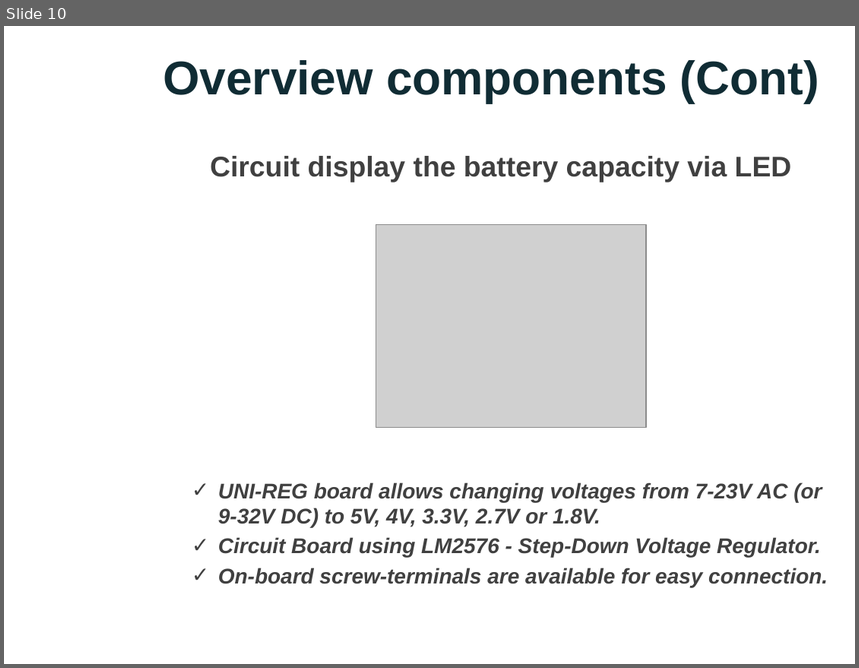
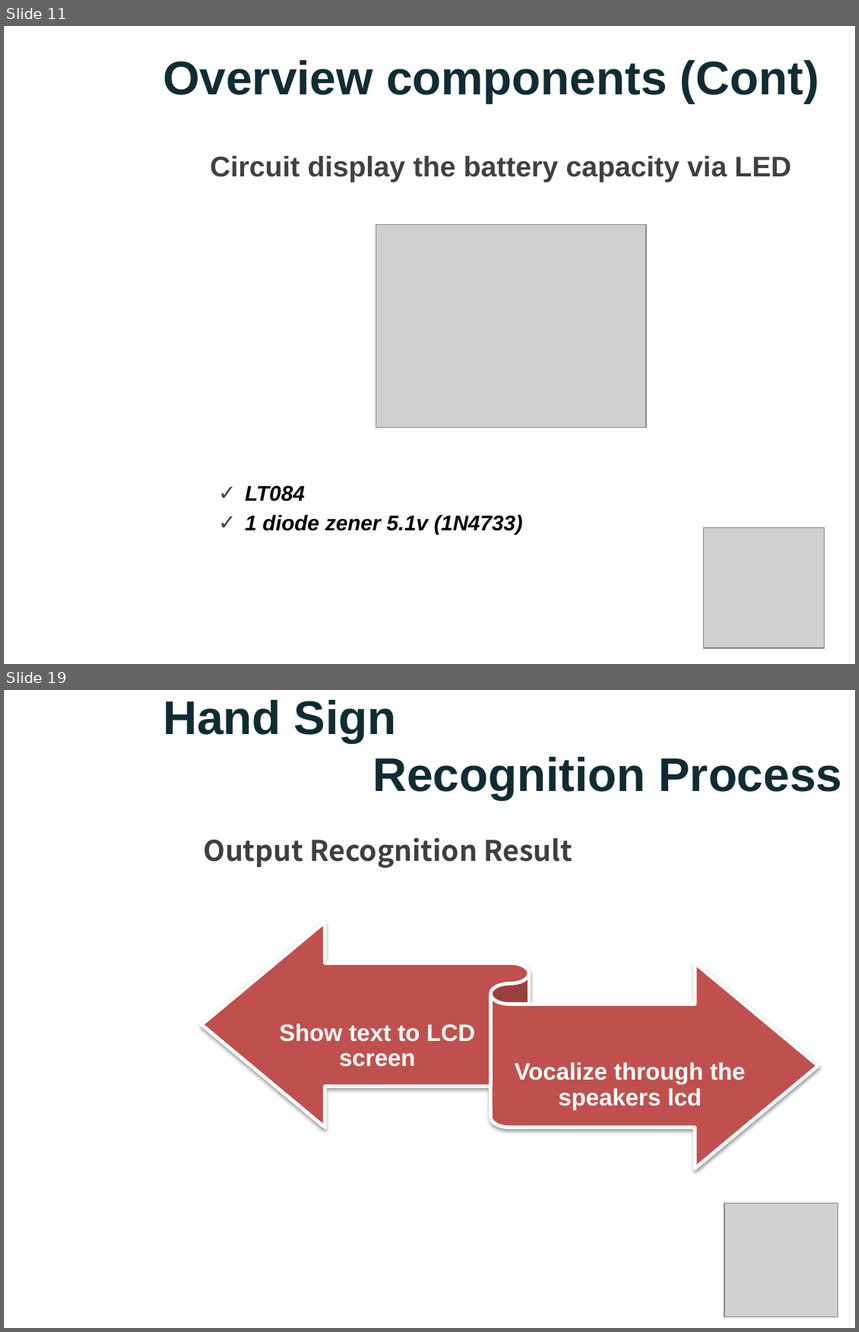
Before and after one commit to nicknguyen071093/CapstoneProject, a slide deck: Thuyettrinh/PPGroup 5.pptx. Shown one above the other, each under a label of ours: slide 10 before the commit, slides 11 and 19 after it; the slides between them are not shown. The pictures are 859x668 and 859x1332 pixels, drawn with LibreOffice and Linux fonts; fonts in the diff are those of the drawing; grey boxes stand for pictures; background and template pictures are left out. Boxes give left, top, right and bottom in pixels: in the first picture for what was removed or moved away, otherwise in the second. Text is boxed around its words. In the diff, an @@ line names an element or a change of style, - is before the commit and + after.

```diff
--- a/Thuyettrinh/PPGroup 5.pptx
+++ b/Thuyettrinh/PPGroup 5.pptx
@@ slide 19 added at box(4, 690, 855, 1328), background picture (left out) @@
@@ title added at box(163, 700, 842, 799), 40 pt, text #102C33, bold @@
+Hand Sign
+Recognition Process
@@ text added at box(203, 837, 572, 868), 24 pt, text #3F3F3F, bold @@
+Output Recognition Result
@@ left right ribbon added at box(202, 923, 818, 1170), fill #C0504D, outline #FFFFFF 3 pt @@
@@ text added at box(279, 1024, 475, 1067), 20 pt, text #FFFFFF, bold @@
+Show text to LCD screen
@@ text added at box(515, 1062, 746, 1110), 20 pt, text #FFFFFF, bold @@
+Vocalize through the speakers lcd
@@ picture added at box(724, 1203, 838, 1317) @@
@@ what was slide 10 is now slide 11 @@
@@ slide 11 changed as well @@
@@ text removed at box(218, 483, 828, 588) @@
-✓ UNI-REG board allows changing voltages from 7-23V AC (or 9-32V DC) to 5V, 4V, 3.3V, 2.7V or 1.8V.
-✓ Circuit Board using LM2576 - Step-Down Voltage Regulator.
-✓ On-board screw-terminals are available for easy connection.
@@ text added at box(245, 486, 523, 534), 18 pt, text #000000, bold, italic @@
+✓ LT084
+✓ 1 diode zener 5.1v (1N4733)
@@ picture added at box(704, 528, 825, 649) @@
```
Also in this commit, not shown: 9 other slides changed, 11 other slides added, 9 slides removed.
